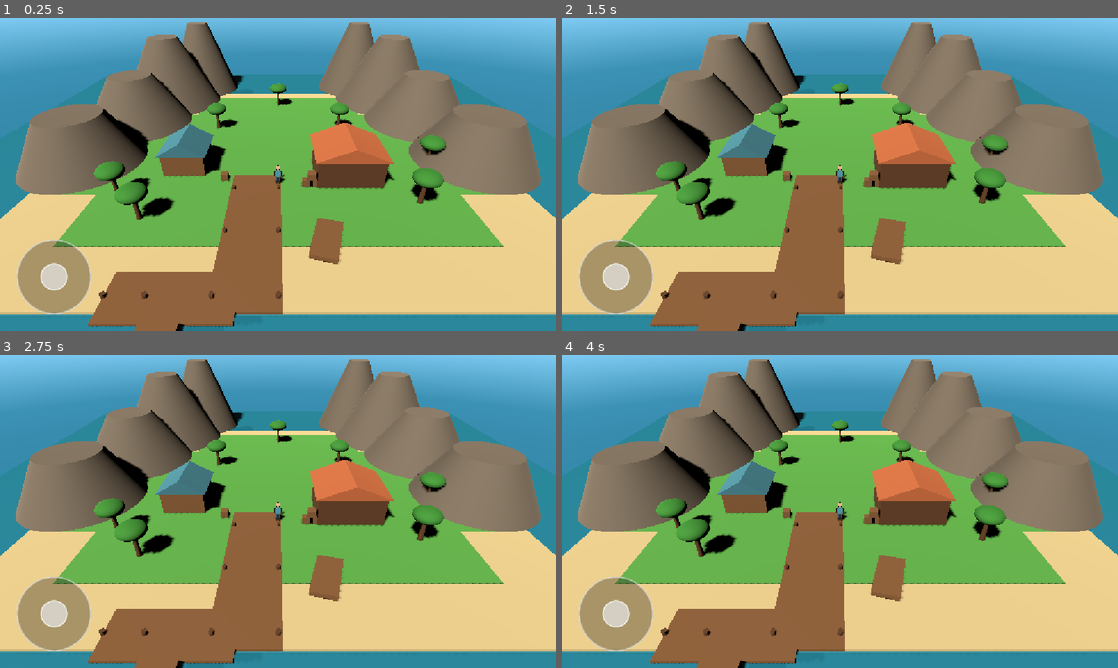
Above: before the commit, frames 1-4 (two rows, left to right).
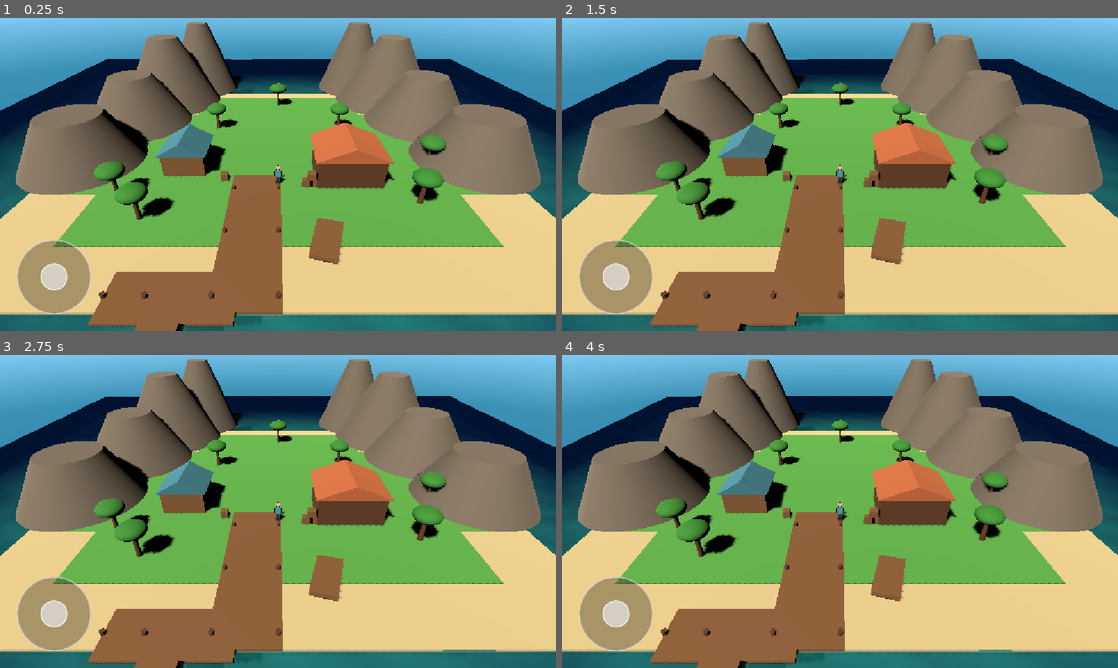
Above: after the commit, the same moments.

Repository: aohmn/GameDemo
Game: Godot game, scene res://scenes/boot/main.tscn
The game is run twice, just before and just after one commit, with the same random seed, the same clock (stepped at 60 frames per second) and the same inputs.
Inputs (mouse positions are in pixels of both pictures, inside the frame that each line leads up to):
- Up to frame 1 (0.25 s): no input
- Up to frame 2 (1.5 s): tap Enter at 0.5 s; move the mouse to (962, 158) at 0.52 s; click (962, 158) at 0.67 s; tap Space at 1.25 s; drag from (728, 190) to (812, 237) at 1.27 s
- Up to frame 3 (2.75 s): tap Enter at 2 s; move the mouse to (333, 442) at 2.02 s; click (333, 442) at 2.17 s
- Up to frame 4 (4 s): tap Space at 2.75 s; drag from (812, 574) to (673, 464) at 2.77 s; move the mouse to (1006, 558) at 3.52 s; click (1006, 558) at 3.67 s

The runs differ from the first frame. In frame 1, 12% of the frame differs, in the area x 0-100%, y 13-100%; in frame 2, 12%; in frame 3, 12%; in frame 4, 12%.

Commit message:
Thêm water shader procedural đại dương với gợn sóng tự nhiên cho harbor_island

Diff:
--- a/maps/harbor_island/map.gd
+++ b/maps/harbor_island/map.gd
@@ -1,6 +1,6 @@
 extends Node3D
 
-const WATER_COLOR: Color = Color(0.18, 0.62, 0.78, 0.85)
+const WATER_SHADER: Shader = preload("res://maps/harbor_island/water.gdshader")
 const SAND_COLOR: Color = Color(0.92, 0.84, 0.62)
 const GRASS_COLOR: Color = Color(0.38, 0.72, 0.32)
 const CLIFF_COLOR: Color = Color(0.48, 0.44, 0.40)
@@ -43,12 +43,11 @@
 func _make_ocean() -> void:
     var water_mesh := PlaneMesh.new()
     water_mesh.size = Vector2(80.0, 80.0)
-
-    var water_mat := StandardMaterial3D.new()
-    water_mat.albedo_color = WATER_COLOR
-    water_mat.transparency = BaseMaterial3D.TRANSPARENCY_ALPHA
-    water_mat.roughness = 0.15
-    water_mat.metallic = 0.1
+    water_mesh.subdivide_width = 32
+    water_mesh.subdivide_depth = 32
+
+    var water_mat := ShaderMaterial.new()
+    water_mat.shader = WATER_SHADER
 
     var water_node := MeshInstance3D.new()
     water_node.name = "OceanSurface"
--- /dev/null
+++ b/maps/harbor_island/water.gdshader
@@ -0,0 +1,100 @@
+shader_type spatial;
+render_mode cull_back, depth_draw_always, diffuse_burley, specular_schlick_ggx;
+
+uniform vec4 shallow_color : source_color = vec4(0.20, 0.78, 0.80, 0.75);
+uniform vec4 deep_color : source_color = vec4(0.05, 0.18, 0.44, 0.95);
+uniform vec4 foam_color : source_color = vec4(0.94, 0.98, 1.0, 0.92);
+
+uniform vec2 island_center = vec2(0.0, 4.0);
+uniform float shallow_radius = 21.0;
+uniform float deep_radius = 37.0;
+
+uniform float wave_speed = 0.65;
+
+varying vec3 v_world_pos;
+
+// 4 lớp sóng bất đối xứng, tần số vô tỉ (không bội số), khác hướng để triệt tiêu pattern sọc
+void vertex() {
+    v_world_pos = (MODEL_MATRIX * vec4(VERTEX, 1.0)).xyz;
+    vec2 p = v_world_pos.xz;
+    float t = TIME * wave_speed;
+
+    float w1 = sin(p.x * 0.23 + p.y * 0.17 + t * 0.85) * 0.016;
+    float w2 = cos(-p.x * 0.19 + p.y * 0.29 + t * 0.62) * 0.013;
+    float w3 = sin(p.x * 0.37 - p.y * 0.21 + t * 1.15) * 0.009;
+    float w4 = cos(p.x * 0.13 + p.y * 0.43 - t * 0.47) * 0.007;
+
+    VERTEX.y += (w1 + w2 + w3 + w4);
+}
+
+// 2D Hash & Value Noise nhẹ nhàng, không texture, không sampler2D
+vec2 hash2(vec2 p) {
+    p = vec2(dot(p, vec2(127.1, 311.7)), dot(p, vec2(269.5, 183.3)));
+    return -1.0 + 2.0 * fract(sin(p) * 43758.5453123);
+}
+
+float noise2d(vec2 p) {
+    vec2 i = floor(p);
+    vec2 f = fract(p);
+    vec2 u = f * f * (3.0 - 2.0 * f);
+
+    float a = dot(hash2(i), f);
+    float b = dot(hash2(i + vec2(1.0, 0.0)), f - vec2(1.0, 0.0));
+    float c = dot(hash2(i + vec2(0.0, 1.0)), f - vec2(0.0, 1.0));
+    float d = dot(hash2(i + vec2(1.0, 1.0)), f - vec2(1.0, 1.0));
+
+    return mix(mix(a, b, u.x), mix(c, d, u.x), u.y);
+}
+
+void fragment() {
+    vec2 p = v_world_pos.xz;
+    float t = TIME * wave_speed;
+
+    // 1. Khoảng cách tới đảo bãi cát (hình oval mềm, có chút biến thiên tự nhiên)
+    vec2 offset = p - island_center;
+    offset.y *= 1.14;
+    float dist = length(offset);
+
+    // 2. Chuyển màu nước nông (xanh ngọc sáng trong) -> nước sâu (xanh lam đậm)
+    float depth_factor = clamp((dist - shallow_radius) / (deep_radius - shallow_radius), 0.0, 1.0);
+    depth_factor = smoothstep(0.0, 1.0, depth_factor);
+    vec4 water_color = mix(shallow_color, deep_color, depth_factor);
+
+    // 3. Gợn nước đa hướng, đa pha: không song song, không chu kỳ đơn điệu
+    // Lớp 1: Gợn lăn tăn nhẹ hướng chéo Đông-Bắc
+    float r1 = sin(p.x * 1.15 + p.y * 0.85 + t * 1.1);
+    float r1_dx = 1.15 * cos(p.x * 1.15 + p.y * 0.85 + t * 1.1);
+    float r1_dz = 0.85 * cos(p.x * 1.15 + p.y * 0.85 + t * 1.1);
+
+    // Lớp 2: Gợn hướng Tây-Bắc với tần số khác
+    float r2 = cos(-p.x * 0.92 + p.y * 1.38 + t * 0.82);
+    float r2_dx = 0.92 * sin(-p.x * 0.92 + p.y * 1.38 + t * 0.82);
+    float r2_dz = -1.38 * sin(-p.x * 0.92 + p.y * 1.38 + t * 0.82);
+
+    // Lớp 3: Nhiễu 2D noise trôi chậm phá vỡ mọi quy luật hình học
+    vec2 drift = vec2(t * 0.12, -t * 0.08);
+    float n1 = noise2d(p * 0.45 + drift);
+    float n2 = noise2d(p * 0.95 - drift * 1.3);
+
+    // Tính toán pháp tuyến bề mặt mặt nước (NORMAL) mềm mại, tự nhiên
+    float normal_x = -(r1_dx * 0.022 + r2_dx * 0.018 + (n1 - n2) * 0.035);
+    float normal_z = -(r1_dz * 0.022 + r2_dz * 0.018 + (n2 + n1) * 0.035);
+    NORMAL = normalize(vec3(normal_x, 1.0, normal_z));
+
+    // 4. Bọt trắng rất tinh tế ven mép cát (được điều biến bởi sóng và nhiễu)
+    float shore_in = smoothstep(shallow_radius - 1.2, shallow_radius + 0.1, dist);
+    float shore_out = 1.0 - smoothstep(shallow_radius + 0.1, shallow_radius + 1.4, dist);
+    float shore_band = shore_in * shore_out;
+
+    float foam_pattern = (n1 * 0.6 + n2 * 0.4) + (r1 + r2) * 0.15;
+    float foam_mask = shore_band * smoothstep(0.15, 0.48, foam_pattern);
+
+    // 5. Màu sắc, chiều sâu quang học và phản chiếu ánh sáng tự nhiên
+    vec3 final_albedo = mix(water_color.rgb, foam_color.rgb, foam_mask * 0.65);
+
+    ALBEDO = final_albedo;
+    ROUGHNESS = mix(0.08, 0.32, foam_mask);
+    METALLIC = 0.02;
+    SPECULAR = 0.7;
+    ALPHA = mix(water_color.a, foam_color.a, foam_mask);
+}
Not shown, added: maps/harbor_island/water.gdshader.uid
Not shown, changed: CHANGELOG.md
